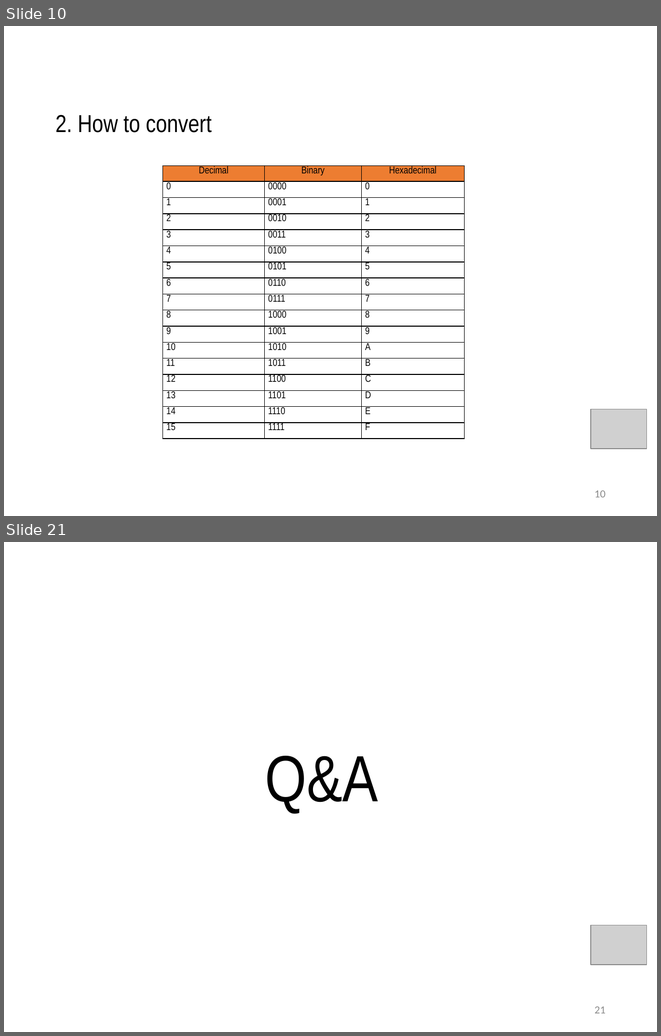
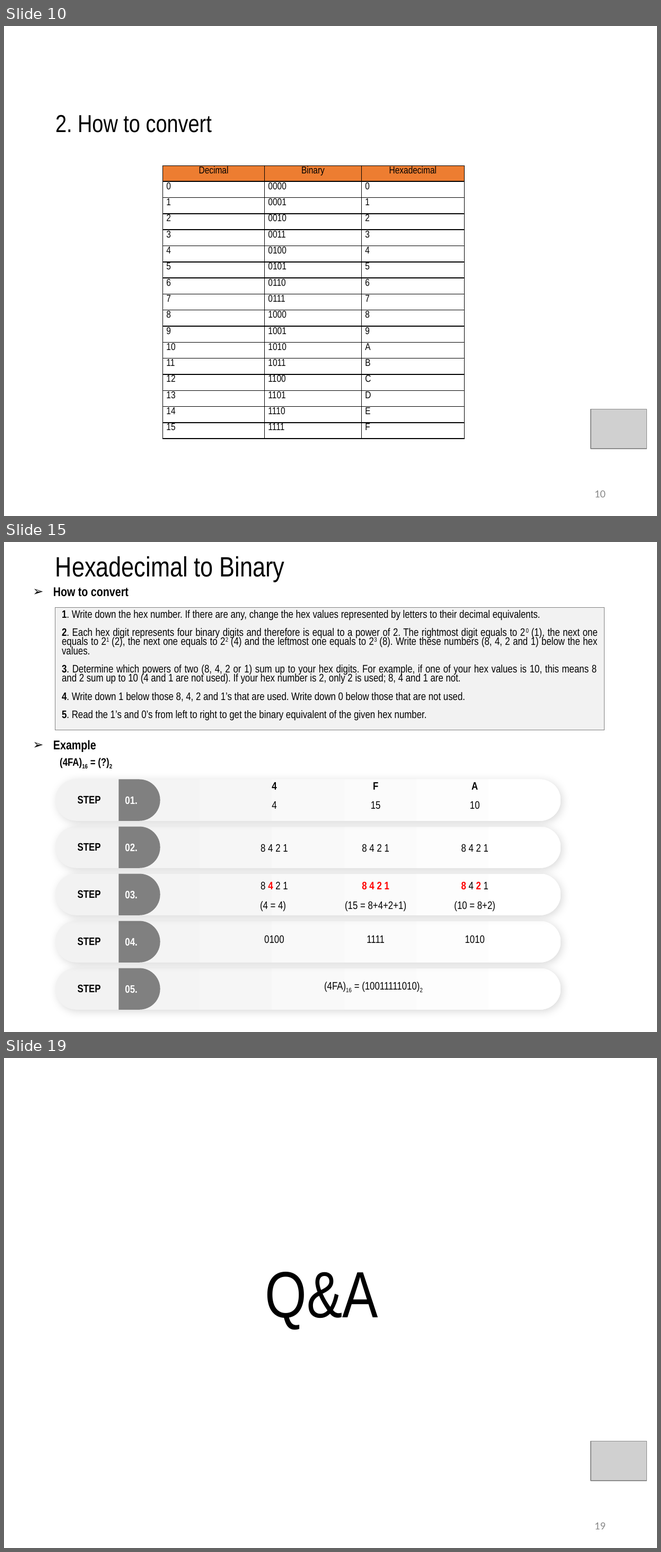
Before and after one commit to daoxuantruong/Demo, a slide deck: Numberic.pptx. Shown one above the other, each under a label of ours: slides 10 and 21 before the commit, slides 10, 15 and 19 after it; the slides between them are not shown. The pictures are 661x1036 and 661x1552 pixels, drawn with LibreOffice and Linux fonts; fonts in the diff are those of the drawing; grey boxes stand for pictures. Boxes give left, top, right and bottom in pixels: in the first picture for what was removed or moved away, otherwise in the second. Text is boxed around its words. In the diff, an @@ line names an element or a change of style, - is before the commit and + after.

```diff
--- a/Numberic.pptx
+++ b/Numberic.pptx
@@ slide 15 added at bbox=[4, 542, 657, 1032], background #FFFFFF @@
@@ text added at bbox=[55, 556, 284, 581], 30.8 pt, text #000000 @@
+Hexadecimal to Binary
@@ text added at bbox=[53, 587, 129, 597], 14 pt, text #000000, bold @@
+➢ How to convert
@@ subtitle added at bbox=[55, 607, 604, 730], fill #F2F2F2, outline #808080 0.75 pt, 12 pt, text #000000 @@
+1. Write down the hex number. If there are any, change the hex values represented by letters to their decimal equivalents.
+2. Each hex digit represents four binary digits and therefore is equal to a power of 2. The rightmost digit equals to 20 (1), the next one equals to 21 (2), the next one equals to 22 (4) and the leftmost one equals to 23 (8). Write these numbers (8, 4, 2 and 1) below the hex values.
+3. Determine which powers of two (8, 4, 2 or 1) sum up to your hex digits. For example, if one of your hex values is 10, this means 8 and 2 sum up to 10 (4 and 1 are not used). If your hex number is 2, only 2 is used; 8, 4 and 1 are not.
+4. Write down 1 below those 8, 4, 2 and 1’s that are used. Write down 0 below those that are not used.
+5. Read the 1’s and 0’s from left to right to get the binary equivalent of the given hex number.
@@ text added at bbox=[53, 740, 96, 752], 14 pt, text #000000, bold @@
+➢ Example
@@ text added at bbox=[60, 758, 112, 769], 12 pt, text #000000, bold @@
+(4FA)16 = (?)2
@@ rounded rectangle added at bbox=[55, 779, 561, 821], fill gradient #F2F2F2 to #FFFFFF @@
@@ flow chart delay added at bbox=[119, 779, 161, 821], fill #808080, 12 pt, text #FFFFFF, bold @@
+01.
@@ table added at bbox=[165, 779, 523, 998], 11 rows, 4 columns @@
+ | 4 | F | A
+ | 4 | 15 | 10
+ |  |  | 
+ | 8 4 2 1 | 8 4 2 1 | 8 4 2 1
+ |  |  | 
+ | 8 4 2 1 | 8 4 2 1 | 8 4 2 1
+ | (4 = 4) | (15 = 8+4+2+1) | (10 = 8+2)
+ | 0100 | 1111 | 1010
+ |  |  | 
+ |  |  | 
+ | (4FA)16 = (10011111010)2 |  | 
@@ text added at bbox=[78, 795, 101, 804], 12 pt, text #000000, bold @@
+STEP
@@ rounded rectangle added at bbox=[55, 827, 561, 868], fill gradient #F2F2F2 to #FFFFFF @@
@@ flow chart delay added at bbox=[119, 827, 161, 868], fill #808080, 12 pt, text #FFFFFF, bold @@
+02.
@@ text added at bbox=[78, 843, 101, 851], 12 pt, text #000000, bold @@
+STEP
@@ rounded rectangle added at bbox=[55, 874, 561, 916], fill gradient #F2F2F2 to #FFFFFF @@
@@ flow chart delay added at bbox=[119, 874, 161, 916], fill #808080, 12 pt, text #FFFFFF, bold @@
+03.
@@ text added at bbox=[78, 890, 101, 898], 12 pt, text #000000, bold @@
+STEP
@@ rounded rectangle added at bbox=[55, 921, 561, 962], fill gradient #F2F2F2 to #FFFFFF @@
@@ flow chart delay added at bbox=[119, 921, 161, 962], fill #808080, 12 pt, text #FFFFFF, bold @@
+04.
@@ text added at bbox=[78, 937, 101, 945], 12 pt, text #000000, bold @@
+STEP
@@ rounded rectangle added at bbox=[55, 968, 561, 1009], fill gradient #F2F2F2 to #FFFFFF @@
@@ flow chart delay added at bbox=[119, 968, 161, 1009], fill #808080, 12 pt, text #FFFFFF, bold @@
+05.
@@ text added at bbox=[78, 984, 101, 992], 12 pt, text #000000, bold @@
+STEP
@@ what was slide 21 is now slide 19 @@
@@ page number at bbox=[594, 1522, 606, 1529]: text changed @@
-21
+19
```
Also in this commit, not shown: 6 slides changed, 2 other slides added, 5 slides removed.
